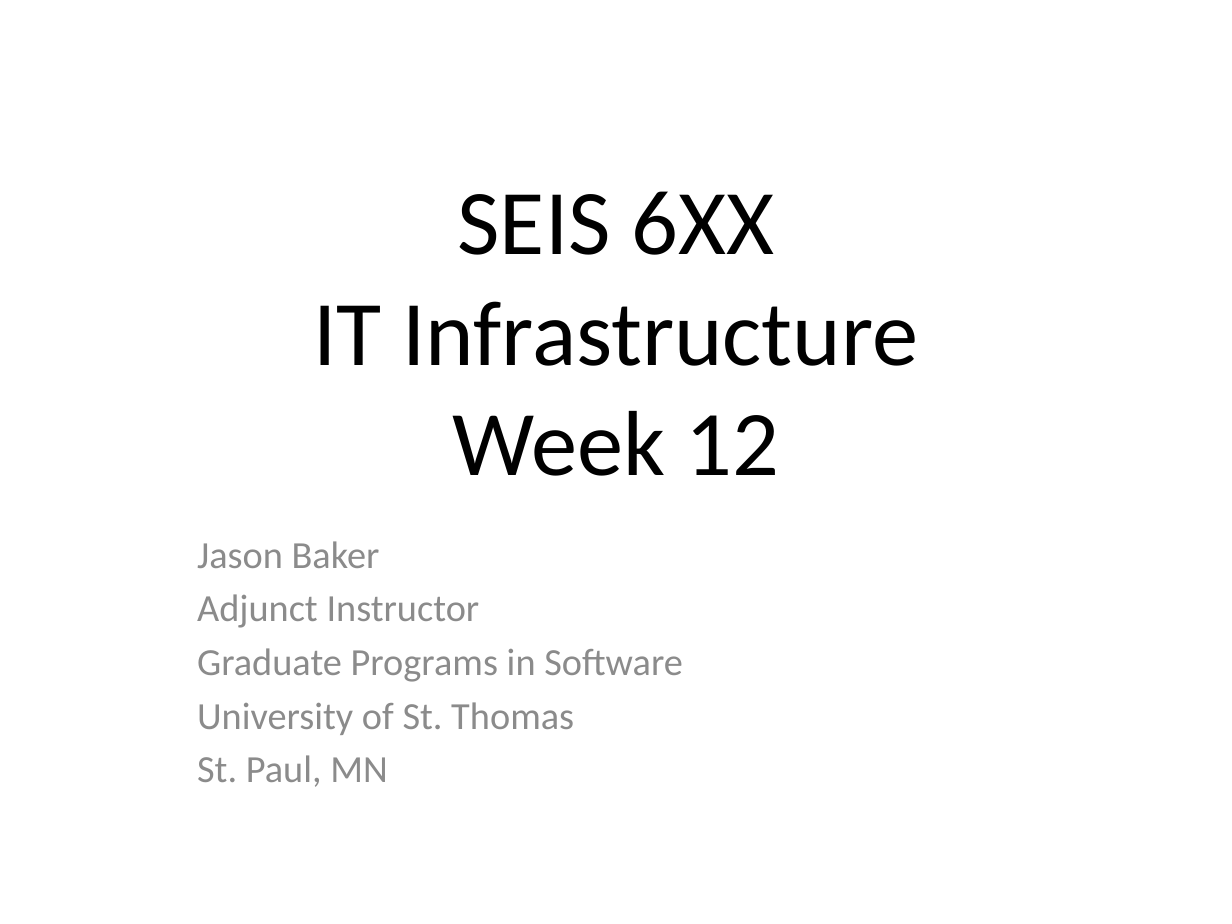
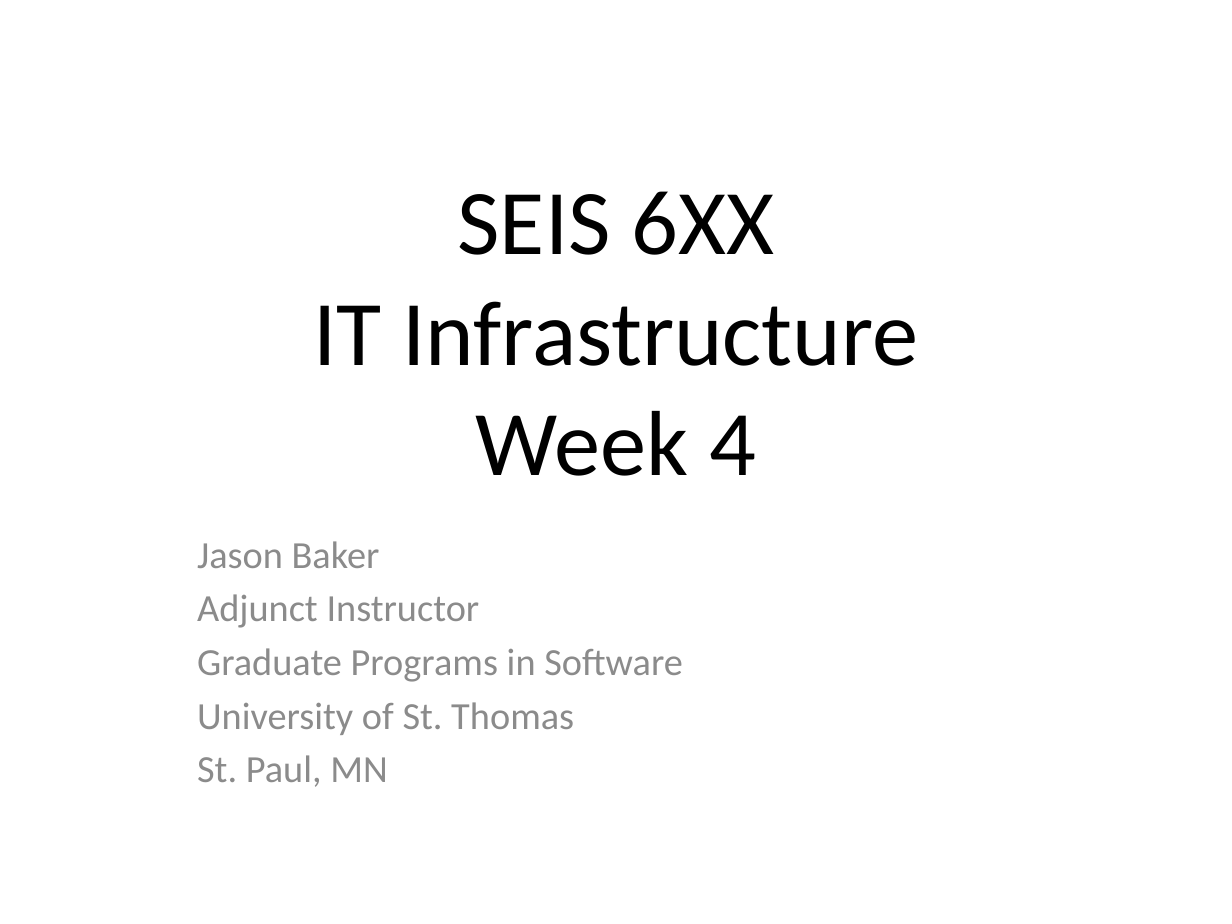
Before and after one commit to jasondbaker/infrastructure-class, a slide deck: slide 1 of infrastructure-week-4.pptx. Drawn at 1232x924 pixels with LibreOffice and Linux fonts; fonts in the diff are those of the drawing. Boxes give left, top, right and bottom in pixels: in the first picture for what was removed or moved away, otherwise in the second. Text is boxed around its words. In the diff, an @@ line names an element or a change of style, - is before the commit and + after.

```diff
--- a/infrastructure-week-4.pptx
+++ b/infrastructure-week-4.pptx
@@ title at (313, 191, 918, 476): text changed @@
-SEIS 6XX
-IT Infrastructure
-Week 12
+SEIS 6XX
+IT Infrastructure
+Week 4
```
Also in this commit, not shown: 5 other files.
